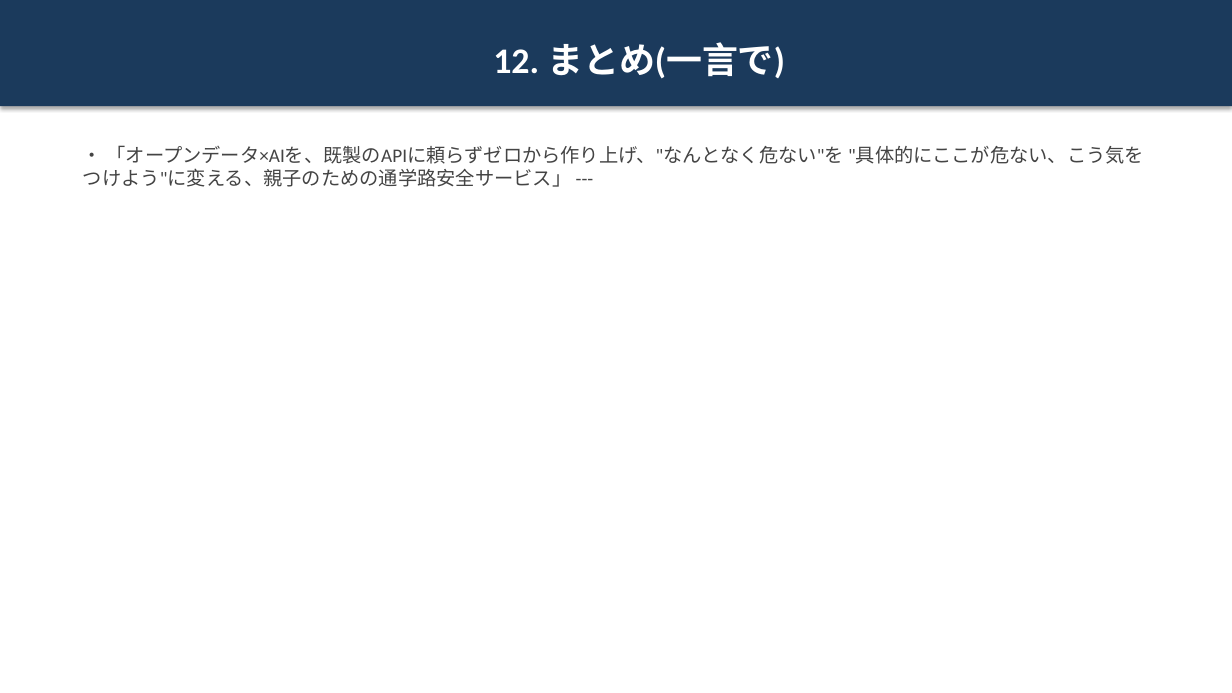
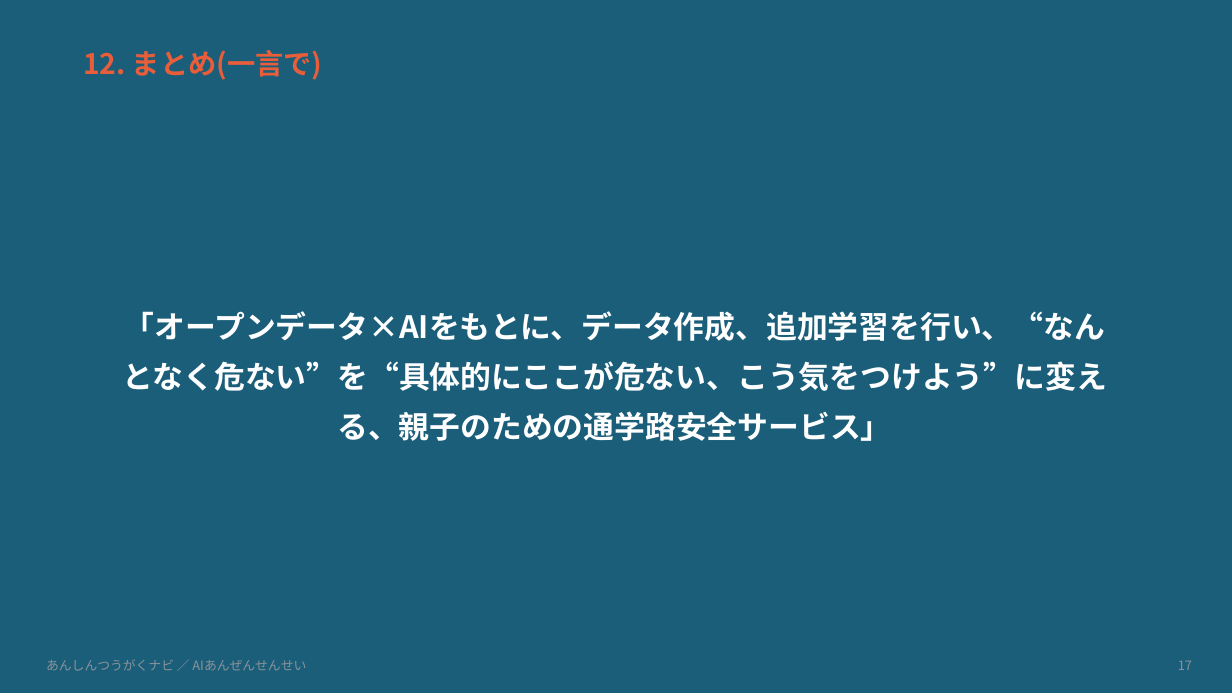
Before and after one commit to niikun/tsugaku-navi, a slide deck: slide 17 of HACKATHON_SLIDES.pptx (slide 13 before the commit). Drawn at 1232x693 pixels with LibreOffice and Linux fonts; fonts in the diff are those of the drawing. Boxes give left, top, right and bottom in pixels: in the first picture for what was removed or moved away, otherwise in the second. Text is boxed around its words. In the diff, an @@ line names an element or a change of style, - is before the commit and + after.

```diff
--- a/HACKATHON_SLIDES.pptx
+++ b/HACKATHON_SLIDES.pptx
@@ rectangle added at (0, 0, 1232, 693), fill #1B5E7A @@
@@ text "12. まとめ(一言で)": place and size @@
-text "12. まとめ(一言で)" at (0, 0, 1232, 106)
+text "12. まとめ(一言で)" at (83, 50, 322, 80)
@@ text "12. まとめ(一言で)" at (83, 50, 322, 80): size 28 to 22 pt, font Calibri to Noto Sans CJK JP, text colour #FFFFFF to #E85D3A; alignment centre to left; vertical alignment middle to top; fill #1B3A5C to none; shadow off @@
@@ text "「オープンデータ×AIをもとに、データ作成、追加学習を行い、“なんとなく危ない”を“具体的にここが危ない、こう気をつけよ ..." at (123, 311, 1107, 441): vertical alignment top to middle @@
@@ text at (123, 311, 1107, 441): text changed; size 15 to 24 pt; font Calibri to Noto Sans CJK JP; text colour #444444 to #FFFFFF; bold on @@
-• 「オープンデータ×AIを、既製のAPIに頼らずゼロから作り上げ、"なんとなく危ない"を "具体的にここが危ない、こう気をつけよう"に変える、親子のための通学路安全サービス」 ---
+「オープンデータ×AIをもとに、データ作成、追加学習を行い、“なんとなく危ない”を“具体的にここが危ない、こう気をつけよう”に変える、親子のための通学路安全サービス」
@@ text added at (46, 660, 306, 671), 10 pt, text #8A9399 @@
+あんしんつうがくナビ ／ AIあんぜんせんせい
@@ text added at (1178, 660, 1192, 670), 10 pt, text #8A9399 @@
+17
```
Also in this commit, not shown: 12 other slides changed, 4 slides added, 2 other files.
